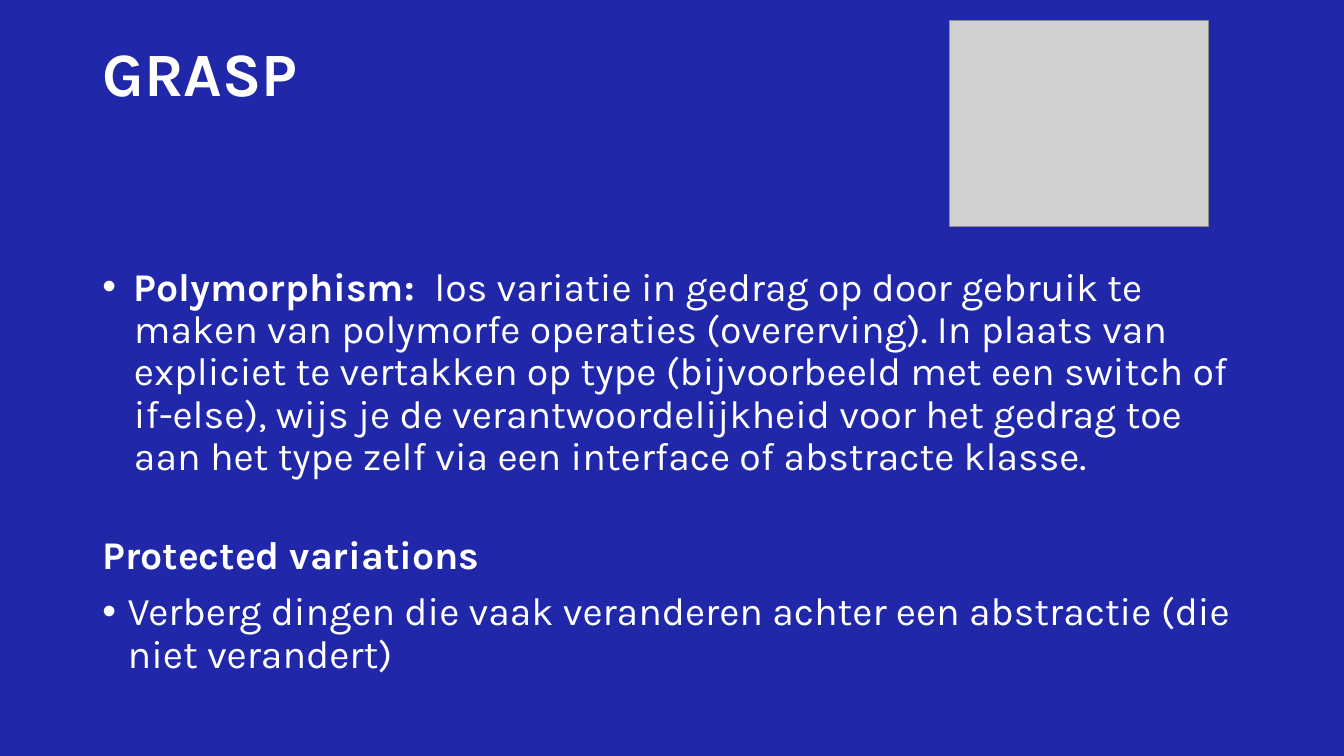
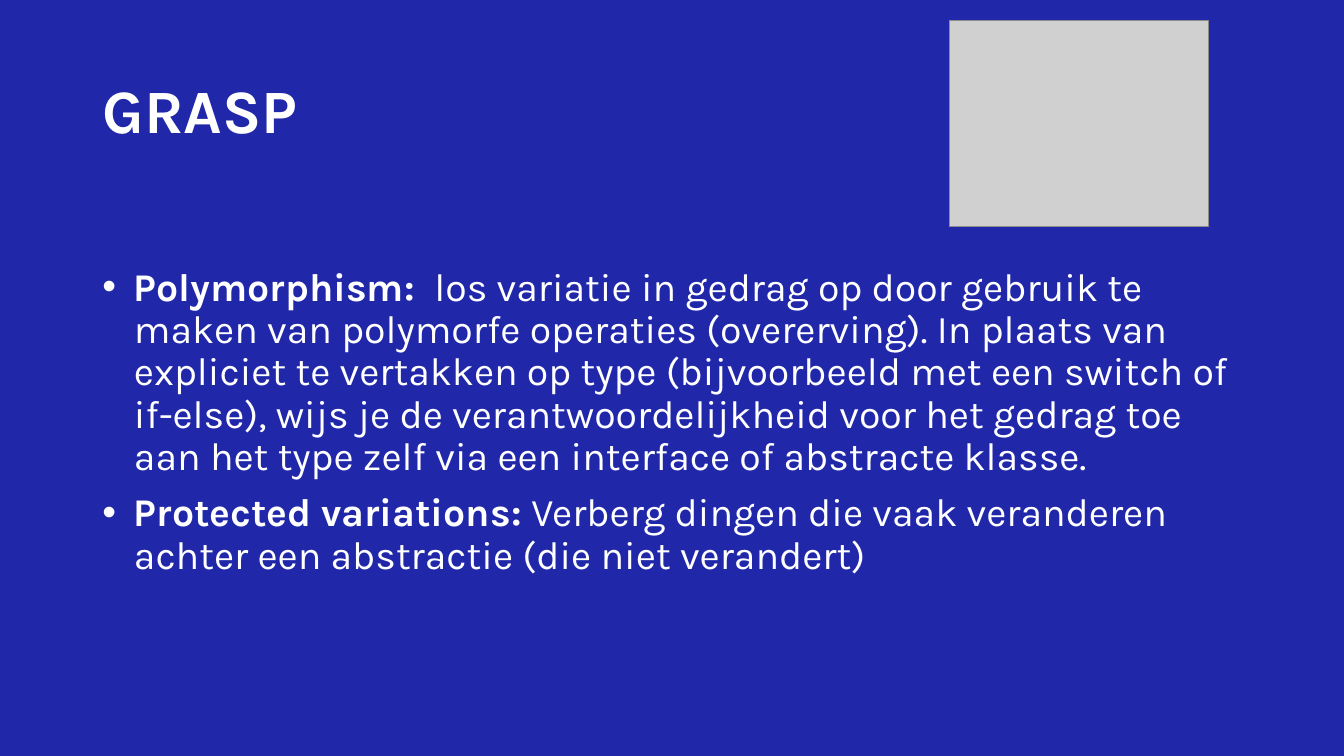
Before and after one commit to NickDekker/SOLID-GRASP, a slide deck: slide 39 of Presentatie/SOLID-Grasp-training.pptx. Drawn at 1344x756 pixels with LibreOffice and Linux fonts; fonts in the diff are those of the drawing; grey boxes stand for pictures; background and template pictures are left out. Boxes give left, top, right and bottom in pixels: in the first picture for what was removed or moved away, otherwise in the second. Text is boxed around its words. In the diff, an @@ line names an element or a change of style, - is before the commit and + after.

```diff
--- a/Presentatie/SOLID-Grasp-training.pptx
+++ b/Presentatie/SOLID-Grasp-training.pptx
@@ title "GRASP": place and size @@
-title "GRASP" at box(102, 55, 297, 97)
+title "GRASP" at box(102, 92, 297, 134)
@@ text at box(134, 498, 1167, 574): text changed @@
-Protected variations
-• Verberg dingen die vaak veranderen achter een abstractie (die niet verandert)
+• Protected variations: Verberg dingen die vaak veranderen achter een abstractie (die niet verandert)
```
Also in this commit, not shown: 4 other slides changed, 7 slides added, 4 slides removed.
